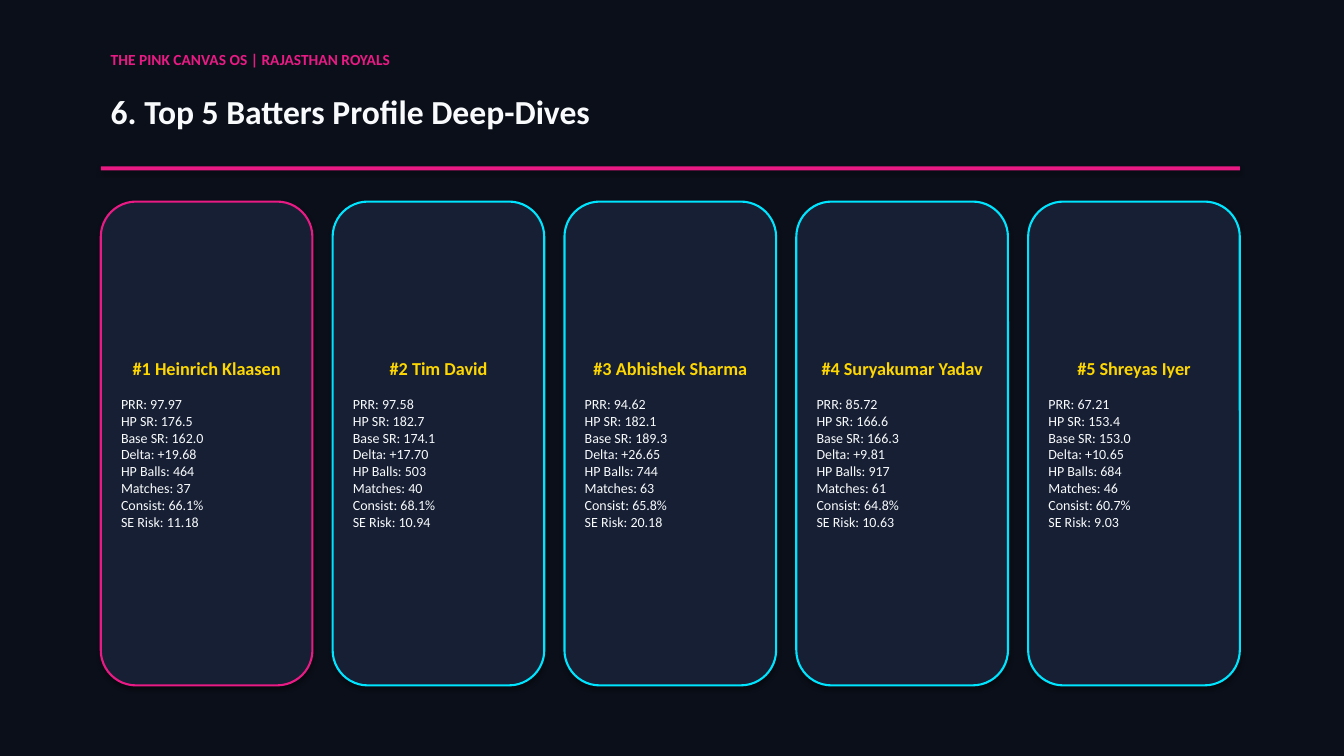
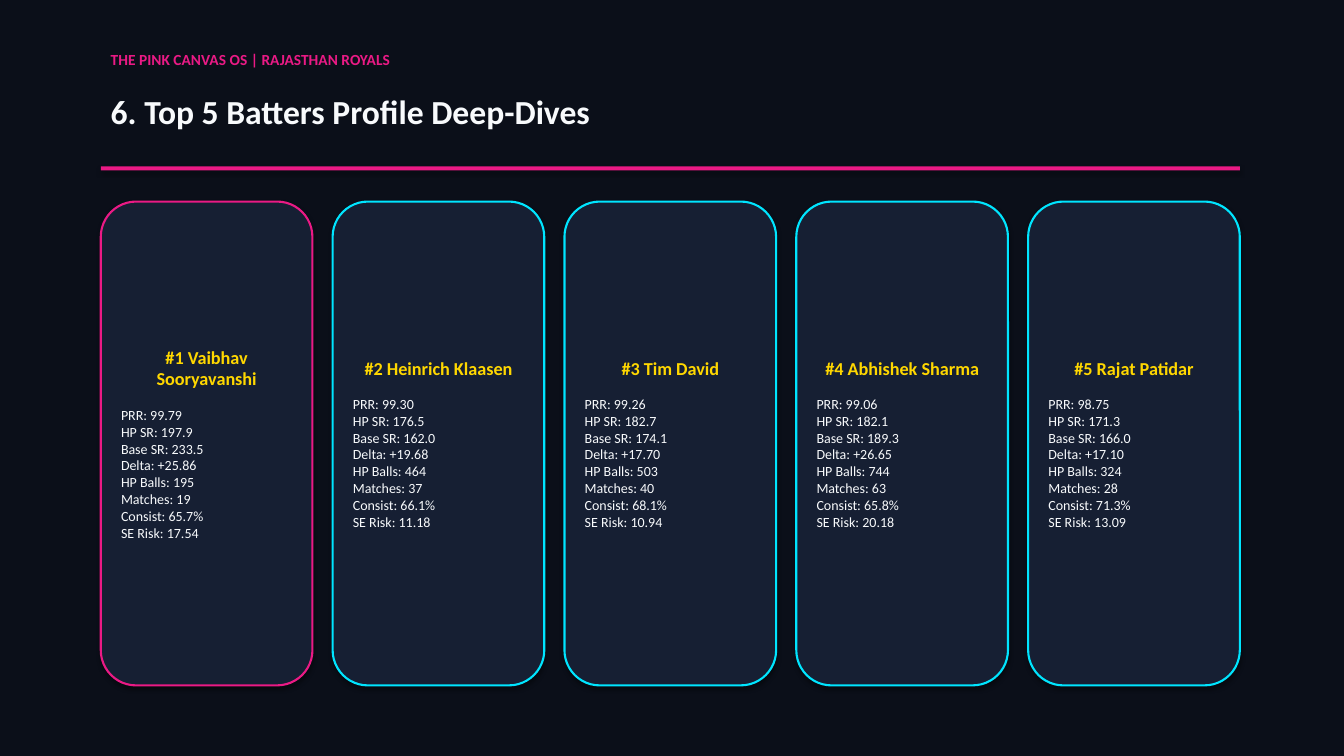
Before and after one commit to passionate-coder26/SupeRR-selector, a slide deck: slide 7 of assets/SupeRR_Selector_S2_Methodology_Report.pptx. Drawn at 1344x756 pixels with LibreOffice and Linux fonts; fonts in the diff are those of the drawing. Boxes give left, top, right and bottom in pixels: in the first picture for what was removed or moved away, otherwise in the second. Text is boxed around its words. In the diff, an @@ line names an element or a change of style, - is before the commit and + after.

```diff
--- a/assets/SupeRR_Selector_S2_Methodology_Report.pptx
+++ b/assets/SupeRR_Selector_S2_Methodology_Report.pptx
@@ text in rounded rectangle at <box>121,351,257,538</box>: text changed @@
-#1 Heinrich Klaasen
-PRR: 97.97
-HP SR: 176.5
-Base SR: 162.0
-Delta: +19.68
-HP Balls: 464
-Matches: 37
-Consist: 66.1%
-SE Risk: 11.18
+#1 Vaibhav Sooryavanshi
+PRR: 99.79
+HP SR: 197.9
+Base SR: 233.5
+Delta: +25.86
+HP Balls: 195
+Matches: 19
+Consist: 65.7%
+SE Risk: 17.54
@@ text in rounded rectangle at <box>353,362,512,527</box>: text changed @@
-#2 Tim David
-PRR: 97.58
-HP SR: 182.7
-Base SR: 174.1
-Delta: +17.70
-HP Balls: 503
-Matches: 40
-Consist: 68.1%
-SE Risk: 10.94
+#2 Heinrich Klaasen
+PRR: 99.30
+HP SR: 176.5
+Base SR: 162.0
+Delta: +19.68
+HP Balls: 464
+Matches: 37
+Consist: 66.1%
+SE Risk: 11.18
@@ text in rounded rectangle at <box>585,362,719,527</box>: text changed @@
-#3 Abhishek Sharma
-PRR: 94.62
-HP SR: 182.1
-Base SR: 189.3
-Delta: +26.65
-HP Balls: 744
-Matches: 63
-Consist: 65.8%
-SE Risk: 20.18
+#3 Tim David
+PRR: 99.26
+HP SR: 182.7
+Base SR: 174.1
+Delta: +17.70
+HP Balls: 503
+Matches: 40
+Consist: 68.1%
+SE Risk: 10.94
@@ text in rounded rectangle at <box>817,362,980,527</box>: text changed @@
-#4 Suryakumar Yadav
-PRR: 85.72
-HP SR: 166.6
-Base SR: 166.3
-Delta: +9.81
-HP Balls: 917
-Matches: 61
-Consist: 64.8%
-SE Risk: 10.63
+#4 Abhishek Sharma
+PRR: 99.06
+HP SR: 182.1
+Base SR: 189.3
+Delta: +26.65
+HP Balls: 744
+Matches: 63
+Consist: 65.8%
+SE Risk: 20.18
@@ text in rounded rectangle at <box>1048,362,1194,527</box>: text changed @@
-#5 Shreyas Iyer
-PRR: 67.21
-HP SR: 153.4
-Base SR: 153.0
-Delta: +10.65
-HP Balls: 684
-Matches: 46
-Consist: 60.7%
-SE Risk: 9.03
+#5 Rajat Patidar
+PRR: 98.75
+HP SR: 171.3
+Base SR: 166.0
+Delta: +17.10
+HP Balls: 324
+Matches: 28
+Consist: 71.3%
+SE Risk: 13.09
```
Also in this commit, not shown: 1 other slide changed, 5 other files.
